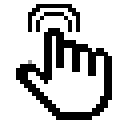
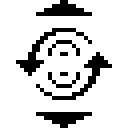
Layers edited between the first and the second 128×128 image:
added layer "Rotate Down New" above "Rotate Down" over bbox(16, 0, 112, 128)
renamed "Layer 1" to "Down", hid it over bbox(16, 4, 112, 120)
